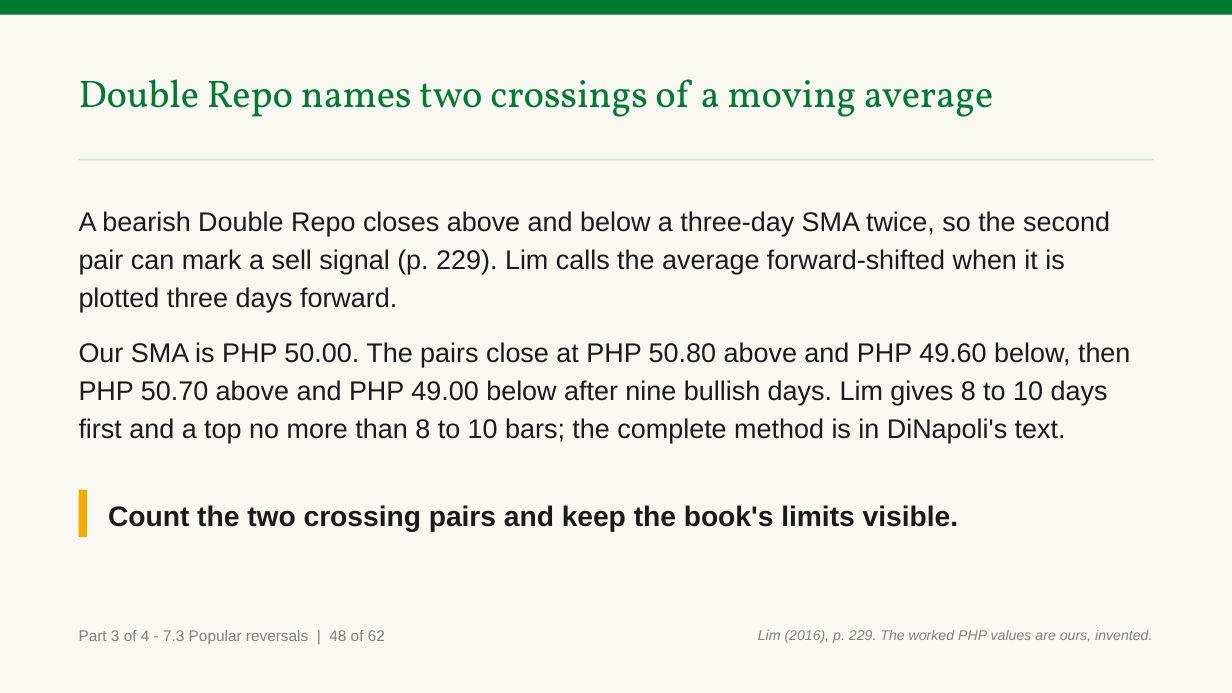
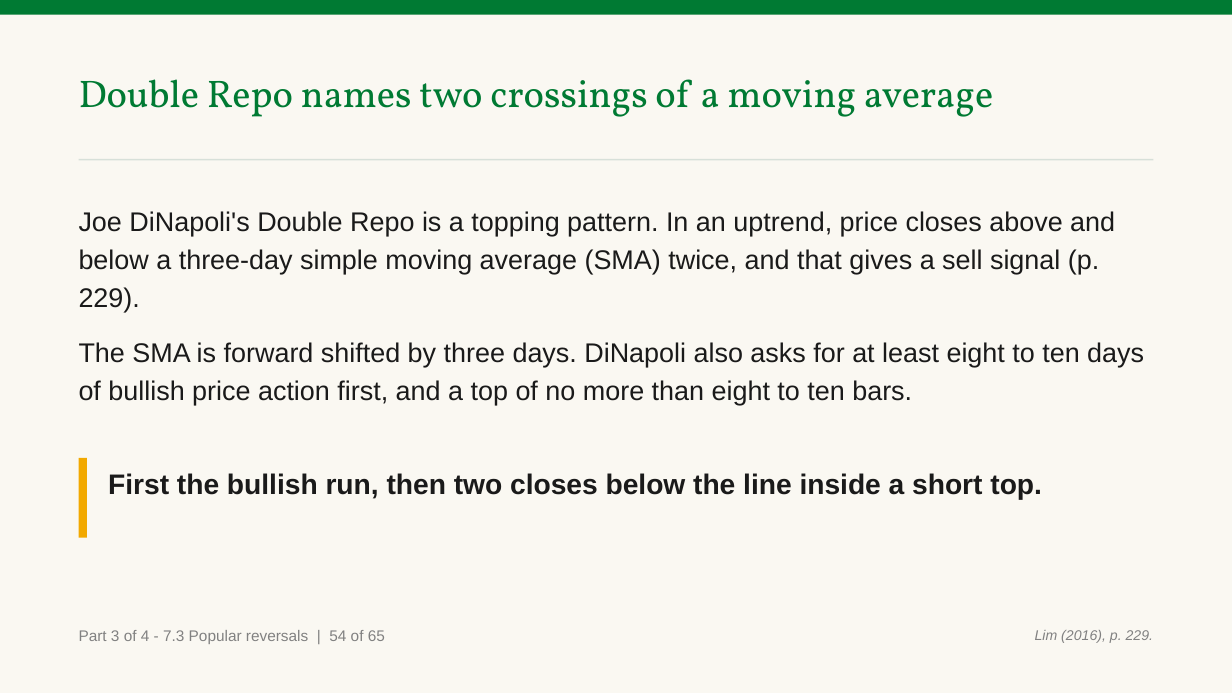
Before and after one commit to benjiesotelo-sudo/Telos_FIN1209, a slide deck: slide 206 of chapter-07/FIN1209-Chapter-07.pptx (slide 200 before the commit). Drawn at 1232x693 pixels with LibreOffice and Linux fonts; fonts in the diff are those of the drawing. Boxes give left, top, right and bottom in pixels: in the first picture for what was removed or moved away, otherwise in the second. Text is boxed around its words. In the diff, an @@ line names an element or a change of style, - is before the commit and + after.

Commit message:
Chapter 7 Part 3: fix the strict reads (reversal patterns, marks, wording, charts)

```diff
--- a/chapter-07/FIN1209-Chapter-07.pptx
+++ b/chapter-07/FIN1209-Chapter-07.pptx
@@ text at <box>79,211,1144,405</box>: text changed @@
-A bearish Double Repo closes above and below a three-day SMA twice, so the second pair can mark a sell signal (p. 229). Lim calls the average forward-shifted when it is plotted three days forward.
-Our SMA is PHP 50.00. The pairs close at PHP 50.80 above and PHP 49.60 below, then PHP 50.70 above and PHP 49.00 below after nine bullish days. Lim gives 8 to 10 days first and a top no more than 8 to 10 bars; the complete method is in DiNapoli's text.
+Joe DiNapoli's Double Repo is a topping pattern. In an uptrend, price closes above and below a three-day simple moving average (SMA) twice, and that gives a sell signal (p. 229).
+The SMA is forward shifted by three days. DiNapoli also asks for at least eight to ten days of bullish price action first, and a top of no more than eight to ten bars.
@@ rectangle: place and size @@
-rectangle at <box>79,490,87,537</box>
+rectangle at <box>79,457,87,537</box>
@@ text at <box>108,473,1042,500</box>: text changed @@
-Count the two crossing pairs and keep the book's limits visible.
+First the bullish run, then two closes below the line inside a short top.
@@ text at <box>79,630,385,644</box>: text changed @@
-Part 3 of 4 - 7.3 Popular reversals | 48 of 62
+Part 3 of 4 - 7.3 Popular reversals | 54 of 65
@@ text at <box>1035,630,1154,643</box>: text changed @@
-Lim (2016), p. 229. The worked PHP values are ours, invented.
+Lim (2016), p. 229.
```
Also in this commit, not shown: 88 other slides changed, 4 slides added, 1 slide removed, 5 other files.
